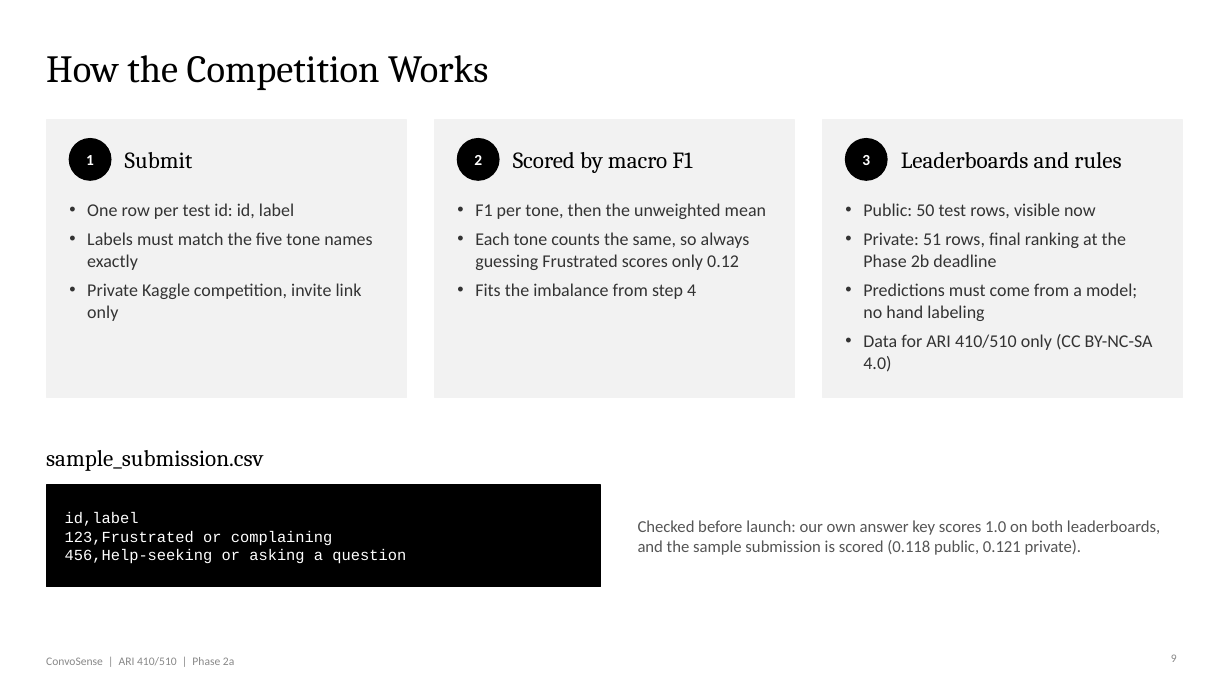
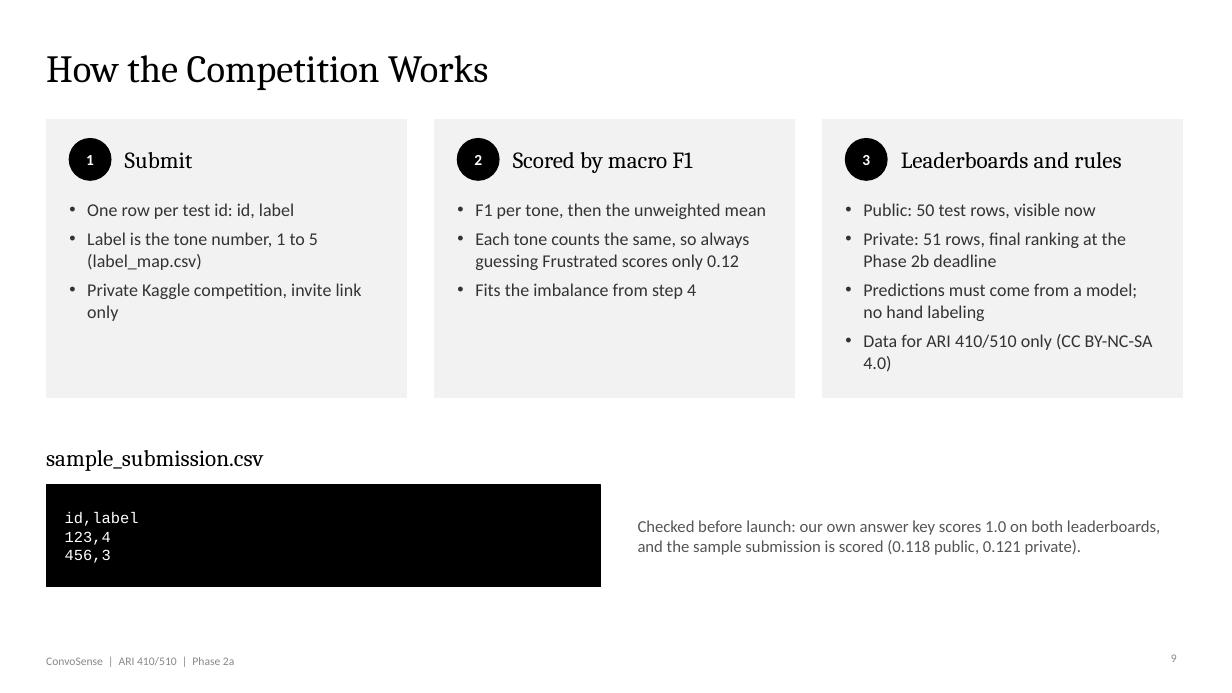
Before and after one commit to VenkatRepaka/CONVOSENSE, a slide deck: slide 9 of docs/phase2a.pptx. Drawn at 1232x693 pixels with LibreOffice and Linux fonts; fonts in the diff are those of the drawing. Boxes give left, top, right and bottom in pixels: in the first picture for what was removed or moved away, otherwise in the second. Text is boxed around its words. In the diff, an @@ line names an element or a change of style, - is before the commit and + after.

```diff
--- a/docs/phase2a.pptx
+++ b/docs/phase2a.pptx
@@ text at <box>87,232,318,270</box>: text changed @@
-• Labels must match the five tone names exactly
+• Label is the tone number, 1 to 5 (label_map.csv)
@@ text at <box>65,531,111,563</box>: text changed @@
-123,Frustrated or complaining
-456,Help-seeking or asking a question
+123,4
+456,3
```
Also in this commit, not shown: 2 other slides changed, 25 other files.
